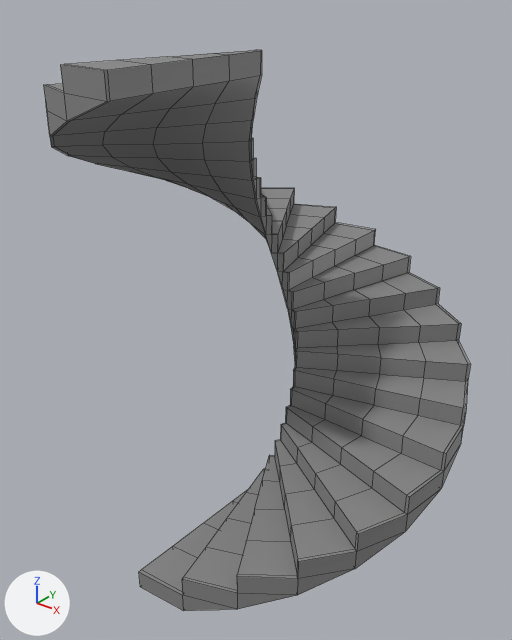
The FBX model Assets/Bluebeard/3D Models/TowerStairs.fbx: old version first, new version second.
One viewpoint serves both versions: a camera (50 mm lens) standing at (6.69, -8.87, 4.92) and looking at (-0.11, -0.37, -0.35). Every picture has the same lights, and +X, +Y and +Z are marked at lower left. Mesh edges are drawn as thin lines.

Script lines for the objects in view, before the commit:
```python
me_cube_141 = bpy.data.meshes.new('Cube.141')
me_cube_141.from_pydata(...)  # 511 vertices, 532 faces; spans x -3.39..3.39, y -3.39..3.39, z -4.04..3.96
me_cube_141.materials.append(mat_lightgreystone)  # grey #878787
ob_cube_088 = bpy.data.objects.new('Cube.088', me_cube_141)
ob_cube_088.location = (0.0, 0.0, 0.0)
```
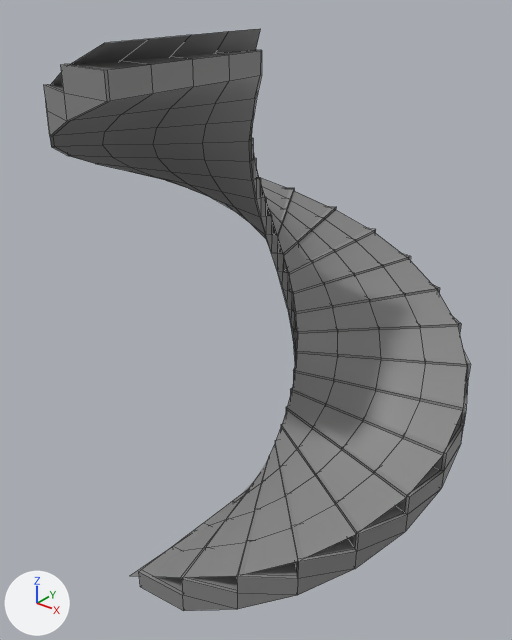
Where the change shows, as pixel boxes [x1, y1, x2, y2] in the pictures (512 x 640 px):
'Cube.096', added
    after: [50, 29, 467, 578]

What the commit changed:
Material 'LightGreyStone.007' (mat_lightgreystone_007) is new.
Its base color is (0.242, 0.242, 0.242) (grey #878787).
Mesh me_cube_093 is new.
It has 125 vertices, 96 faces and spans x -3.34..3.34, y -3.36..3.34, z -4.02..4.25.
It uses material mat_lightgreystone_007 (grey #878787).
Object 'Cube.096' (ob_cube_096) is new; it shows me_cube_093.
Its location is (0.0, 0.0, 0.0).
